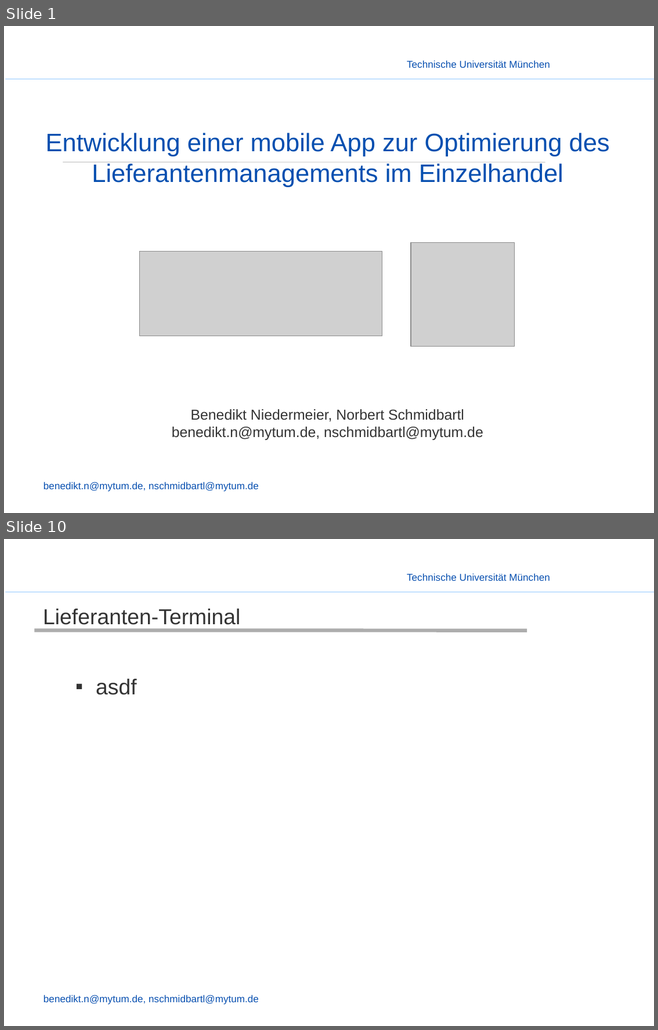
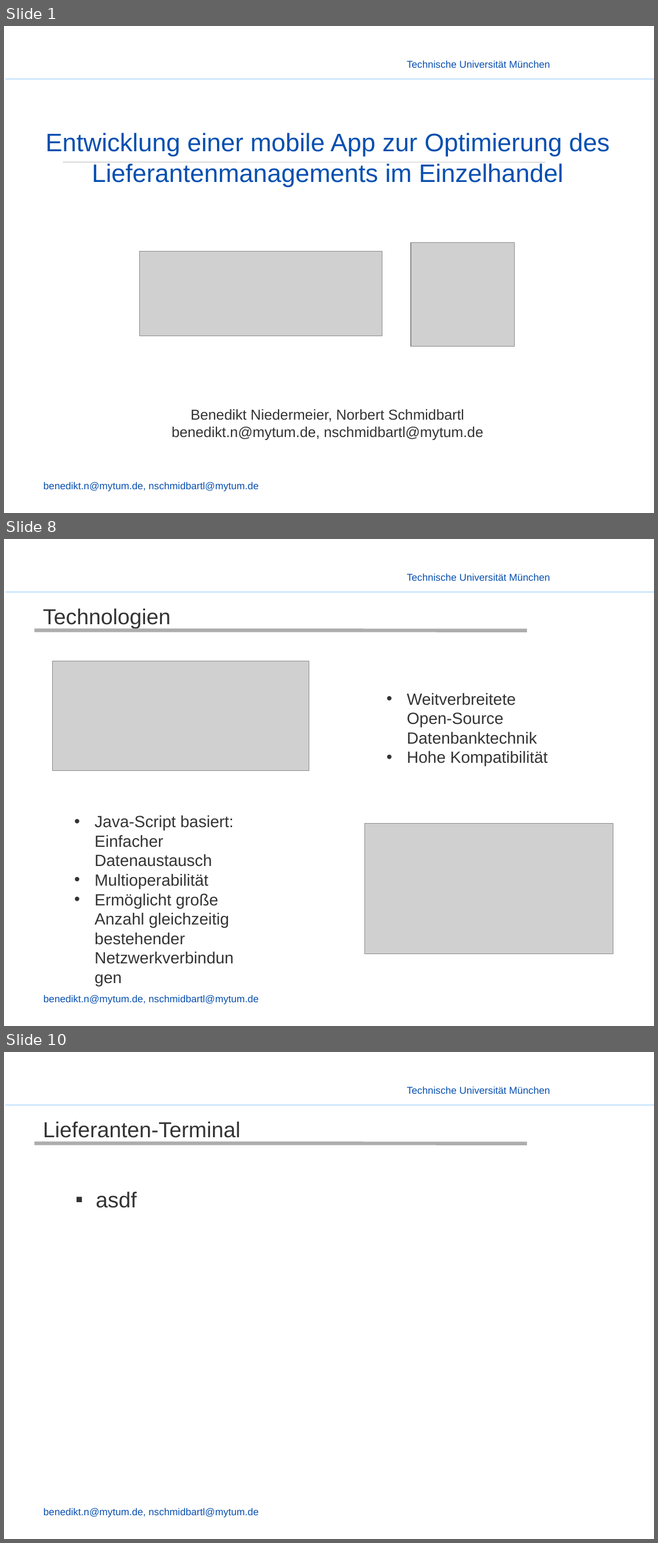
Before and after one commit to enjayes/logistikapp, a slide deck: Präsentation/Presentation - Benjo.pptx. Shown one above the other, each under a label of ours: slides 1 and 10 before the commit, slides 1, 8 and 10 after it; the slides between them are not shown. The pictures are 658x1030 and 658x1543 pixels, drawn with LibreOffice and Linux fonts; fonts in the diff are those of the drawing; grey boxes stand for pictures; background and template pictures are left out. Boxes give left, top, right and bottom in pixels: in the first picture for what was removed or moved away, otherwise in the second. Text is boxed around its words. In the diff, an @@ line names an element or a change of style, - is before the commit and + after.

```diff
--- a/Präsentation/Presentation - Benjo.pptx
+++ b/Präsentation/Presentation - Benjo.pptx
@@ slide 8 added at box(4, 539, 654, 1026), background picture (left out); not listed: 3 template elements that a slide beside it also shows @@
@@ title added at box(43, 609, 170, 629), 24 pt, text #333333 @@
+  Technologien
@@ line added from (35, 631) to (527, 631), #ADADAD 4 pt @@
@@ picture added at box(53, 661, 308, 771) @@
@@ text added at box(407, 693, 547, 766), 18 pt, text #333333 @@
+• Weitverbreitete Open-Source Datenbanktechnik
+• Hohe Kompatibilität
@@ text added at box(94, 815, 234, 945), 18 pt, text #333333 @@
+• Java-Script basiert: Einfacher Datenaustausch
+• Multioperabilität
+• Ermöglicht große Anzahl gleichzeitig bestehender Netzwerkverbindungen
@@ picture added at box(365, 824, 612, 954) @@
```
Also in this commit, not shown: 1 slide changed, 6 other slides added, 7 slides removed, 1 other file.
